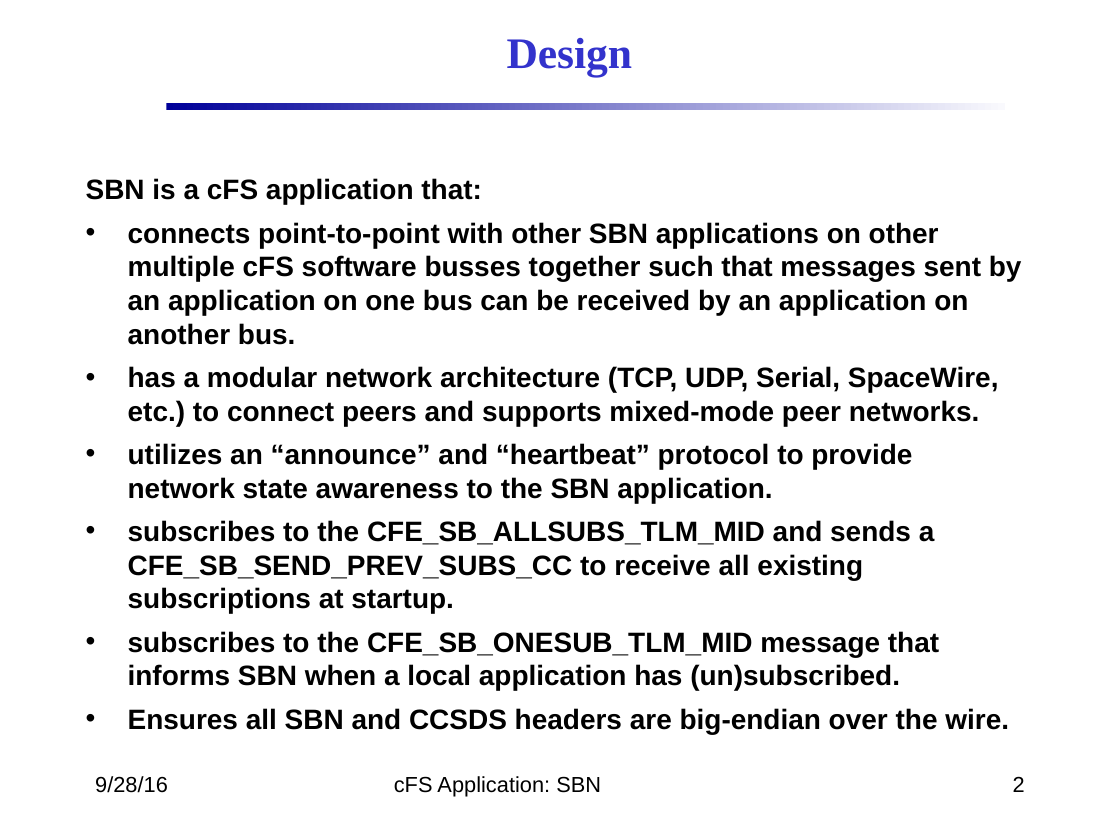
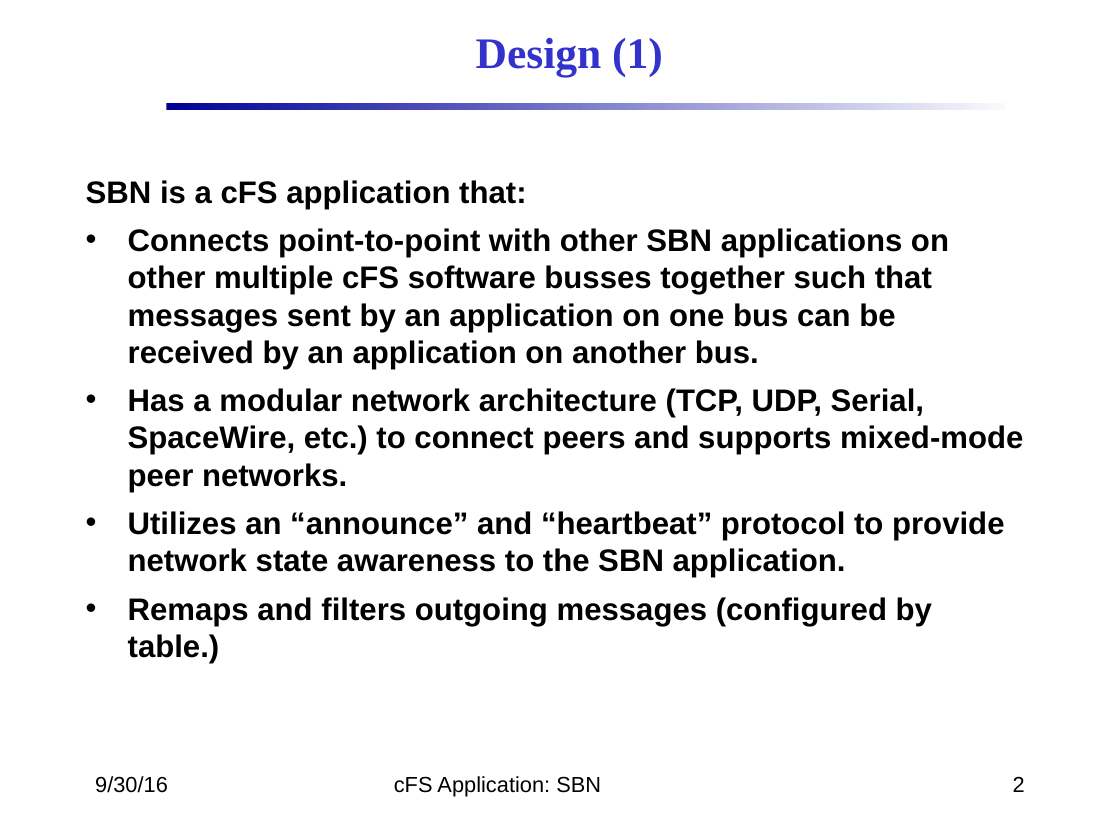
Before and after one commit to nasa/SBN, a slide deck: slide 2 of docs/SBN_Design.pptx. Drawn at 1120x840 pixels with LibreOffice and Linux fonts; fonts in the diff are those of the drawing; background and template pictures are left out. Boxes give left, top, right and bottom in pixels: in the first picture for what was removed or moved away, otherwise in the second. Text is boxed around its words. In the diff, an @@ line names an element or a change of style, - is before the commit and + after.

```diff
--- a/docs/SBN_Design.pptx
+++ b/docs/SBN_Design.pptx
@@ text at [476,38,663,77]: text changed @@
-Design
+Design (1)
@@ text at [86,180,526,209]: size 18 to 20 pt in "SBN is a cFS application that:" @@
@@ text at [128,228,1023,663]: text changed; size 18 to 20 pt @@
-• connects point-to-point with other SBN applications on other multiple cFS software busses together such that messages sent by an application on one bus can be received by an application on another bus.
-• has a modular network architecture (TCP, UDP, Serial, SpaceWire, etc.) to connect peers and supports mixed-mode peer networks.
-• utilizes an “announce” and “heartbeat” protocol to provide network state awareness to the SBN application.
-• subscribes to the CFE_SB_ALLSUBS_TLM_MID and sends a CFE_SB_SEND_PREV_SUBS_CC to receive all existing subscriptions at startup.
-• subscribes to the CFE_SB_ONESUB_TLM_MID message that informs SBN when a local application has (un)subscribed.
-• Ensures all SBN and CCSDS headers are big-endian over the wire.
+• Connects point-to-point with other SBN applications on other multiple cFS software busses together such that messages sent by an application on one bus can be received by an application on another bus.
+• Has a modular network architecture (TCP, UDP, Serial, SpaceWire, etc.) to connect peers and supports mixed-mode peer networks.
+• Utilizes an “announce” and “heartbeat” protocol to provide network state awareness to the SBN application.
+• Remaps and filters outgoing messages (configured by table.)
@@ text at [95,776,168,793]: text changed @@
-9/28/16
+9/30/16
```
Also in this commit, not shown: 15 other slides changed, 1 slide added.
